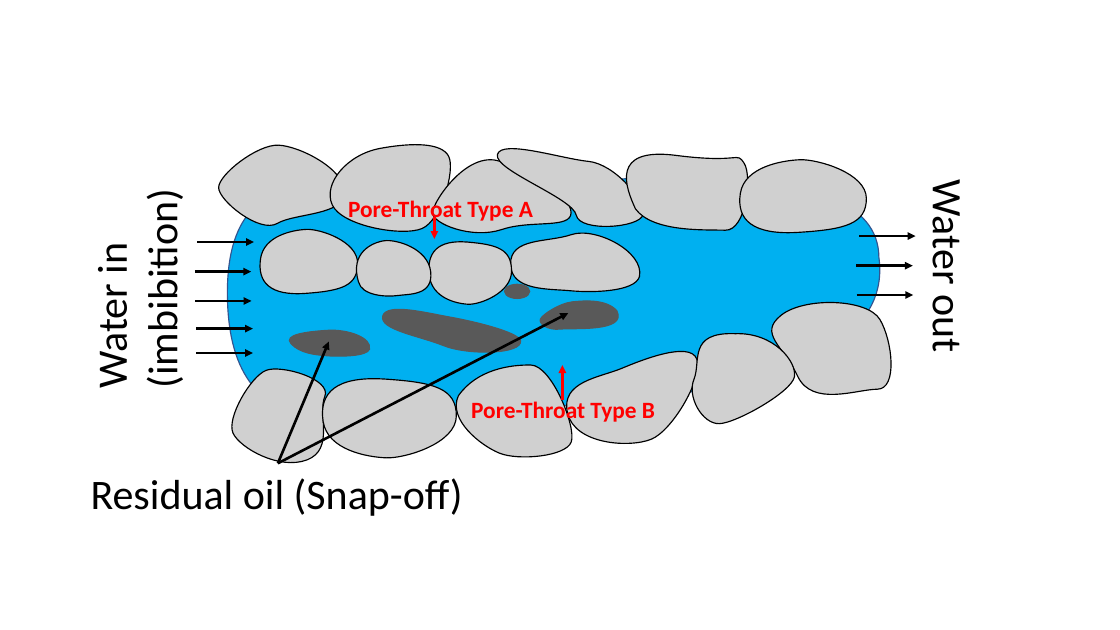
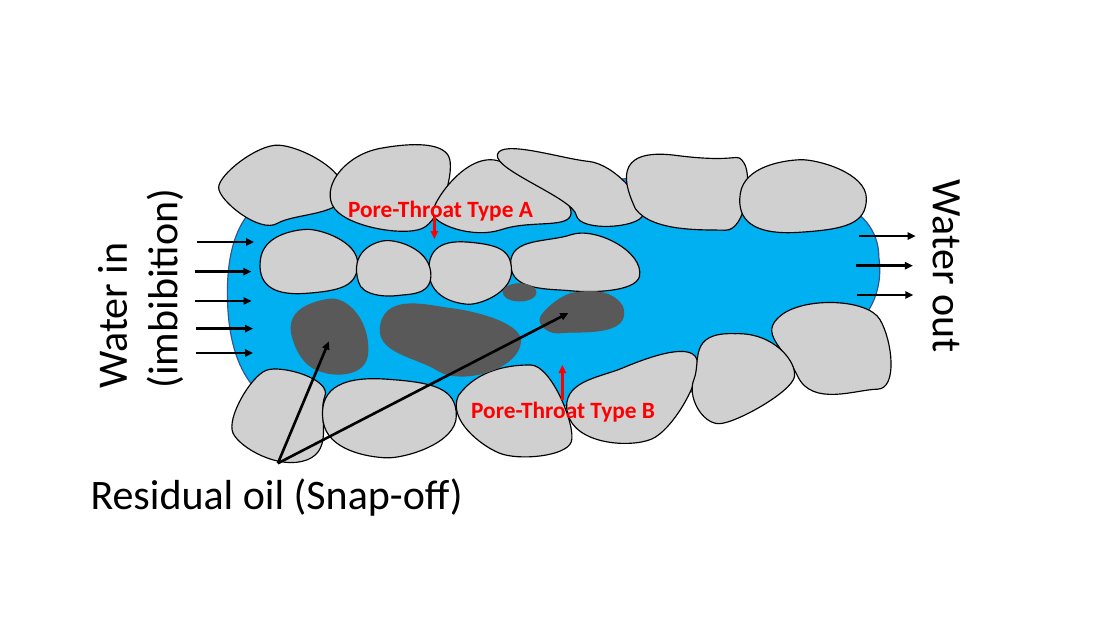
Before and after one commit to munishkumar-gh/Archive, a slide deck: slide 1 of 12_Unique_Petro_Minerals/2_Interpretation/SweepMechDiagram.pptx. Drawn at 1120x630 pixels with LibreOffice and Linux fonts; fonts in the diff are those of the drawing; grey boxes stand for pictures. Boxes give left, top, right and bottom in pixels: in the first picture for what was removed or moved away, otherwise in the second. Text is boxed around its words. In the diff, an @@ line names an element or a change of style, - is before the commit and + after.

```diff
--- a/12_Unique_Petro_Minerals/2_Interpretation/SweepMechDiagram.pptx
+++ b/12_Unique_Petro_Minerals/2_Interpretation/SweepMechDiagram.pptx
@@ freeform shape: place and size @@
-freeform shape at [290, 330, 371, 356]
+freeform shape at [292, 299, 368, 374]
@@ freeform shape: place and size @@
-freeform shape at [379, 303, 523, 363]
+freeform shape at [373, 294, 525, 389]
@@ ellipse: place and size @@
-ellipse at [505, 284, 530, 298]
+ellipse at [503, 284, 536, 301]
@@ freeform shape: place and size @@
-freeform shape at [540, 301, 618, 329]
+freeform shape at [540, 292, 623, 333]
```
Also in this commit, not shown: 10 other files.
